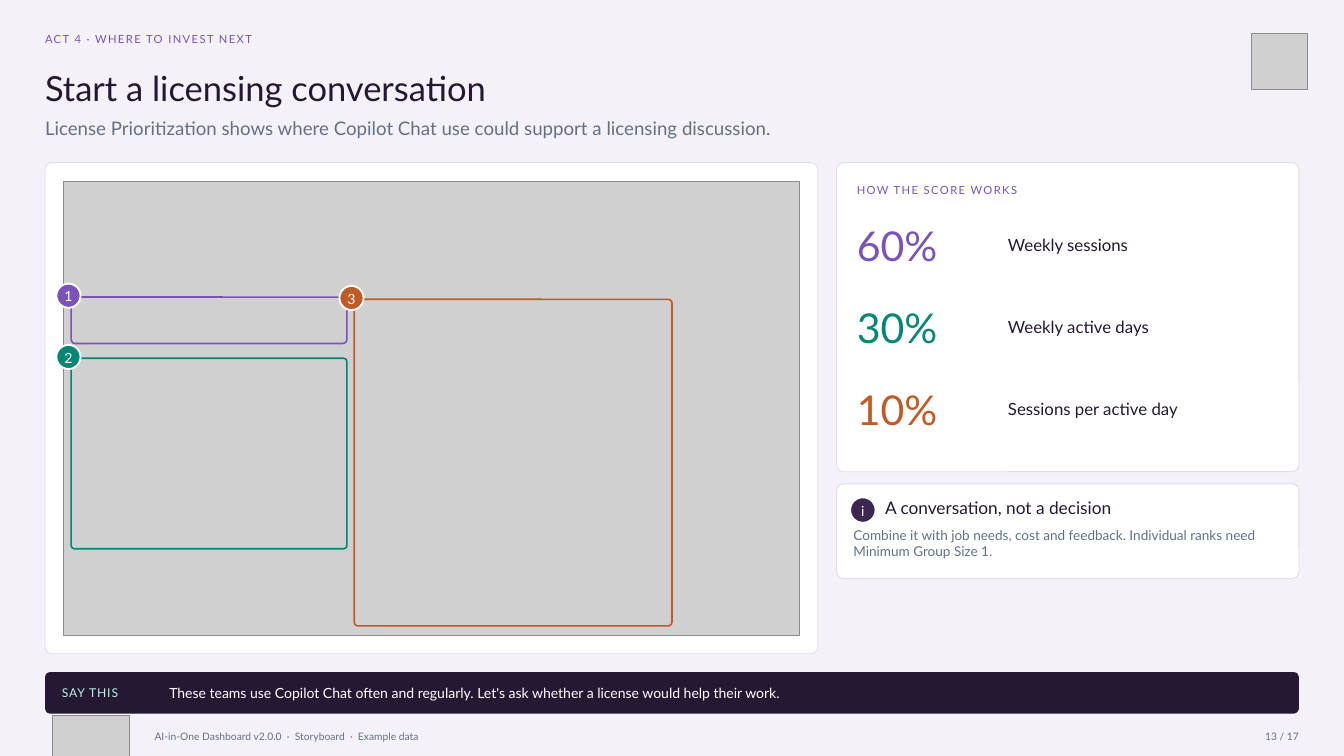
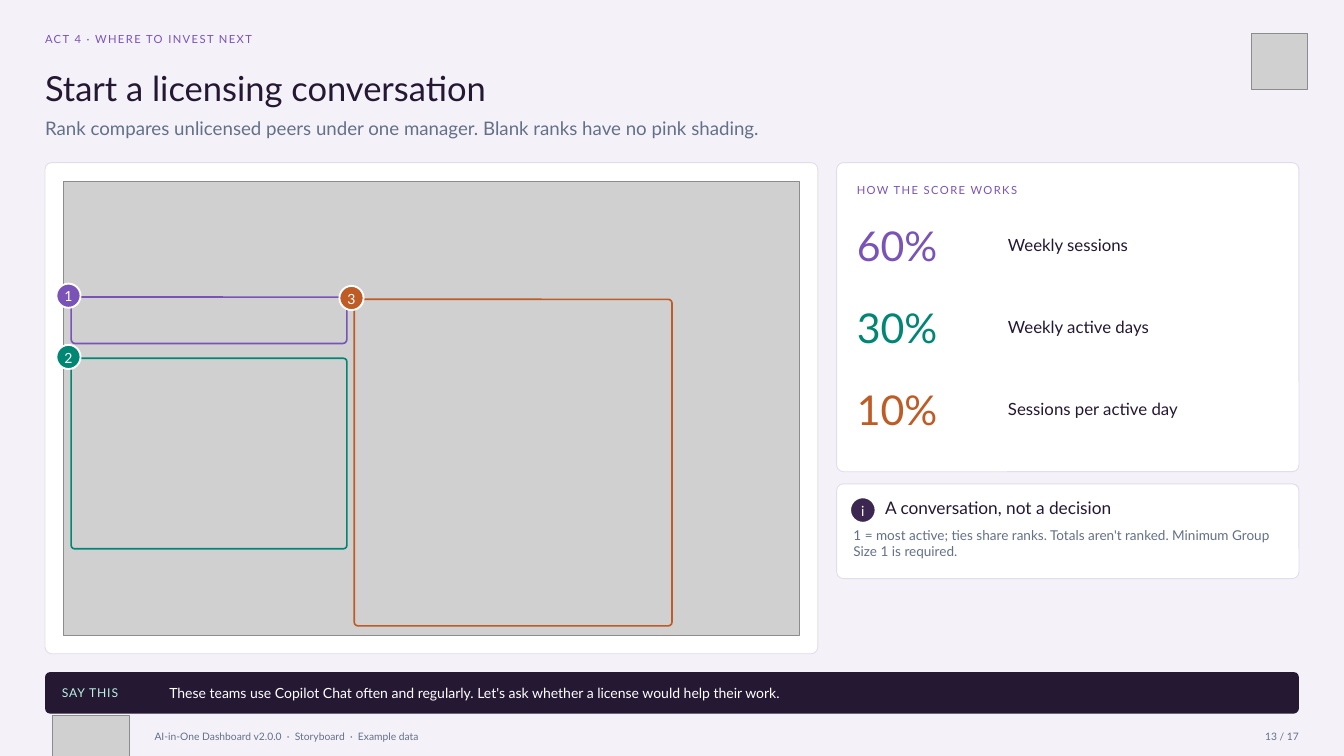
Before and after one commit to microsoft/AI-in-One-Dashboard, a slide deck: slide 13 of AI-in-One-v2.0.0-Storyboard.pptx. Drawn at 1344x756 pixels with LibreOffice and Linux fonts; fonts in the diff are those of the drawing; grey boxes stand for pictures. Boxes give left, top, right and bottom in pixels: in the first picture for what was removed or moved away, otherwise in the second. Text is boxed around its words. In the diff, an @@ line names an element or a change of style, - is before the commit and + after.

```diff
--- a/AI-in-One-v2.0.0-Storyboard.pptx
+++ b/AI-in-One-v2.0.0-Storyboard.pptx
@@ text at [45, 121, 758, 139]: text changed @@
-License Prioritization shows where Copilot Chat use could support a licensing discussion.
+Rank compares unlicensed peers under one manager. Blank ranks have no pink shading.
@@ text at [853, 530, 1269, 559]: text changed @@
-Combine it with job needs, cost and feedback. Individual ranks need Minimum Group Size 1.
+1 = most active; ties share ranks. Totals aren't ranked. Minimum Group Size 1 is required.
```
Also in this commit, not shown: 9 other slides changed, 49 other files.
